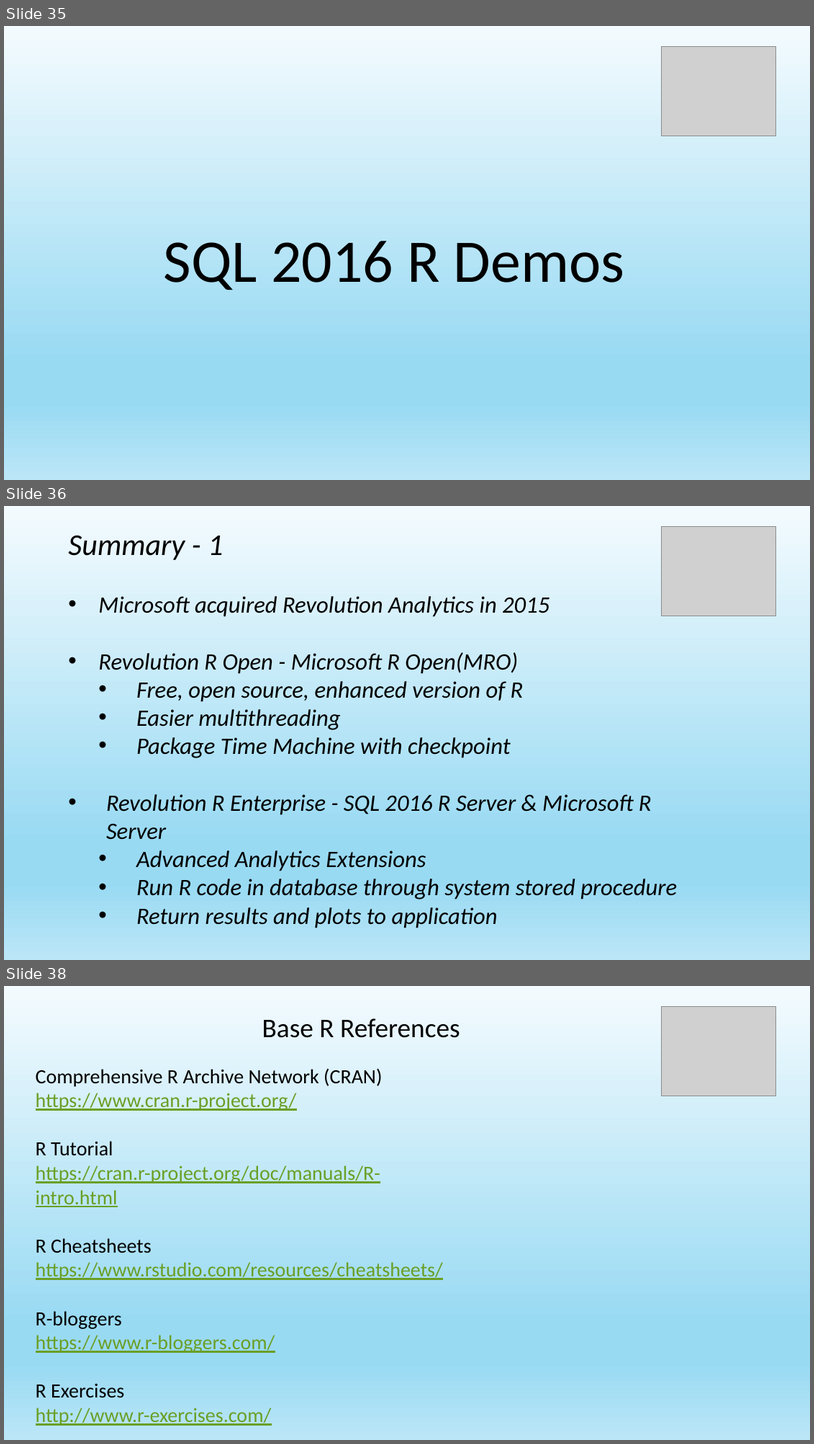
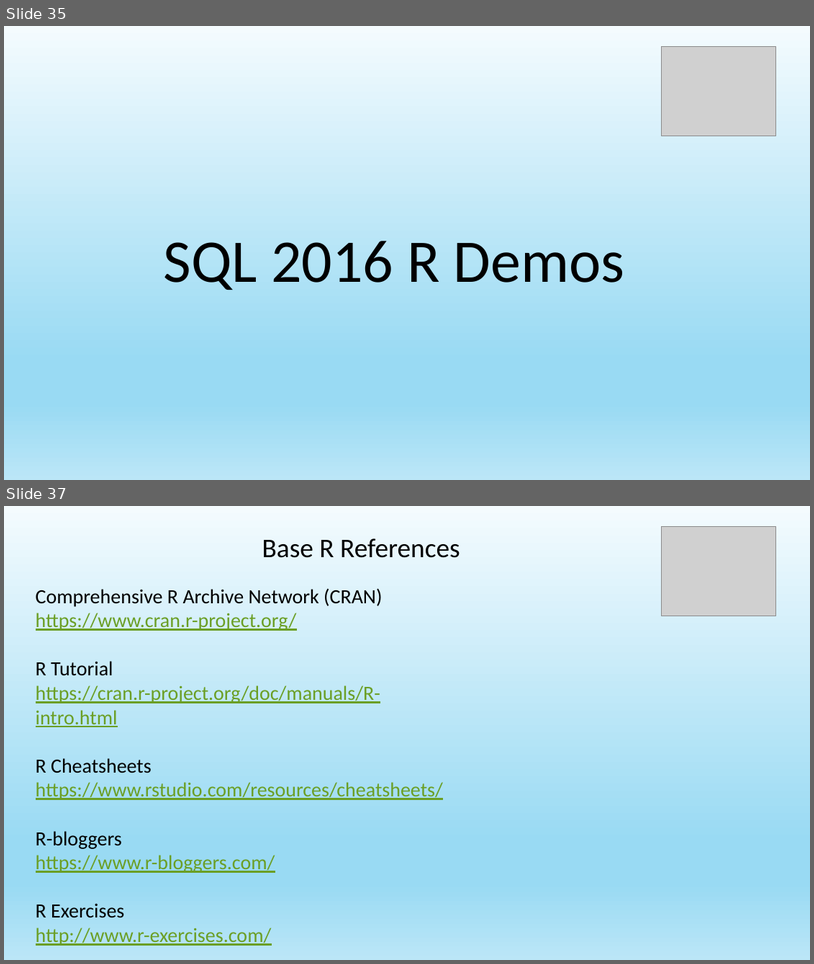
Before and after one commit to jayape/FoxPass, a slide deck: R Session.pptx. Shown one above the other, each under a label of ours: slides 35, 36 and 38 before the commit, slides 35 and 37 after it; the slides between them are not shown. The pictures are 814x1444 and 814x964 pixels, drawn with LibreOffice and Linux fonts; fonts in the diff are those of the drawing; grey boxes stand for pictures. Boxes give left, top, right and bottom in pixels: in the first picture for what was removed or moved away, otherwise in the second. Text is boxed around its words. In the diff, an @@ line names an element or a change of style, - is before the commit and + after.

```diff
--- a/R Session.pptx
+++ b/R Session.pptx
@@ slide 36 removed at [4,506,810,960], background gradient #F4FBFE to #99DAF3 to #BBE6F7 @@
@@ picture removed at [661,527,777,615] @@
@@ text removed at [68,535,677,928] @@
-Summary - 1
-• Microsoft acquired Revolution Analytics in 2015
-• Revolution R Open - Microsoft R Open(MRO)
-  • Free, open source, enhanced version of R
-  • Easier multithreading
-  • Package Time Machine with checkpoint
-• Revolution R Enterprise - SQL 2016 R Server & Microsoft R Server
-  • Advanced Analytics Extensions
-  • Run R code in database through system stored procedure
-  • Return results and plots to application
@@ what was slide 38 is now slide 37 @@
```
Also in this commit, not shown: 3 slides changed, 2 slides added, 2 other slides removed, 1 other file.
